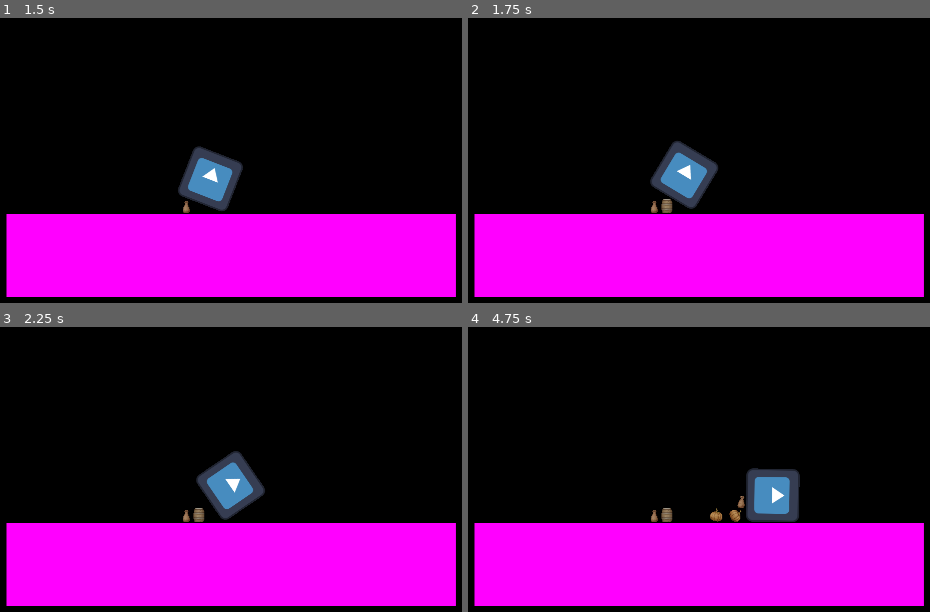
Above: before the commit, frames 1-4 (two rows, left to right).
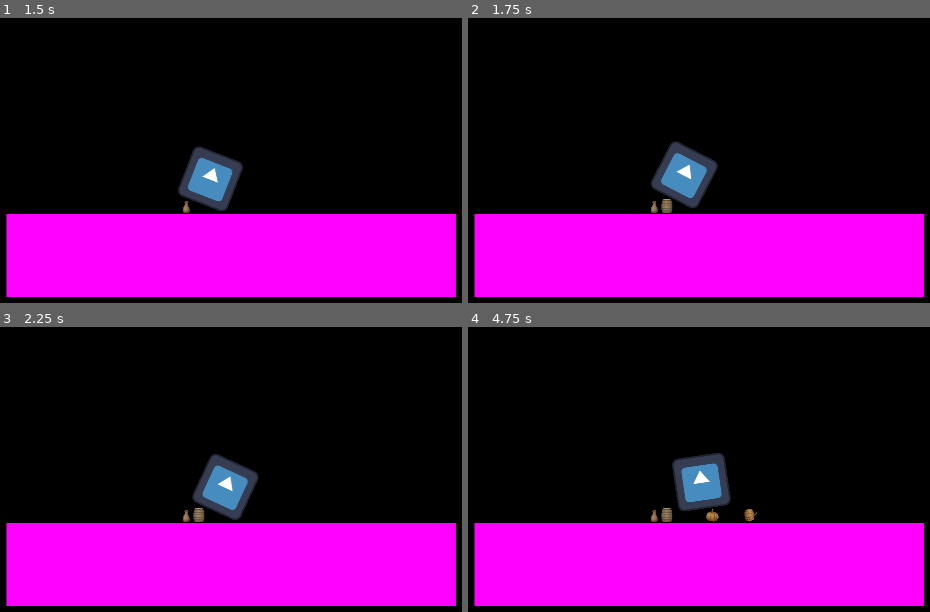
Above: after the commit, the same moments.

Repository: adudewithapc/piktiv-autumn-game-jam-2024
Game: Godot game, scene res://Scenes/Personal/Axel.tscn
The game is run twice, just before and just after one commit, with the same random seed, the same clock (stepped at 60 frames per second) and the same inputs. The engine's default icon, where the game draws it, is replaced by a stand-in: a white triangle on a blue panel in a dark square.
Inputs:
- Up to frame 1 (1.5 s): hold Right (first_move_right) 0.53-1.28 s; tap Space (jump) at 0.77 s; hold Left (first_move_left) from 1.28 s (still down)
- Up to frame 2 (1.75 s): keep holding Left (first_move_left); tap Space (jump) at 1.52 s
- Up to frame 3 (2.25 s): release Left (first_move_left) at 2.03 s; hold Right (first_move_right) from 2.03 s (still down)
- Up to frame 4 (4.75 s): tap Space (jump) at 3.02, 3.77, 4.52 s; release Right (first_move_right) at 3.53 s; hold Left (first_move_left) from 3.53 s (still down)

Frame 1 is identical in both runs. In frame 2, 0.2% of the frame differs, in the area x 39-55%, y 43-68%; in frame 3, 1.4%; in frame 4, 4.5%, in the area x 41-72%, y 44-69%.

Commit message:
Try to make player stand up

Diff:
--- a/Scripts/Player.gd
+++ b/Scripts/Player.gd
@@ -2,6 +2,8 @@
 
 @export var jump_height : float = 1
 @export var down_spawn_offset : float
+@export var speed : float = 100
+@export var stand_up_force : float = 100
 
 @onready var ground_raycast := $GroundRaycast
 @onready var item_spawner := $SpawnPosition
@@ -18,7 +20,8 @@
 	update_horizontal_velocity()
 
 func _physics_process(delta: float) -> void:
-	move_and_collide(Vector2.RIGHT * horizontal_velocity * 100 * delta)
+	move_and_collide(Vector2.RIGHT * horizontal_velocity * speed * delta)
+	stand_up(delta)
 	pass
 
 func jump():
@@ -29,3 +32,9 @@
 
 func update_horizontal_velocity():
 	horizontal_velocity = Input.get_axis("first_move_left", "first_move_right")
+
+func stand_up(delta: float):
+	if abs(rotation) > 0.5:
+		angular_velocity = -rotation * delta * stand_up_force
+	else:
+		pass
